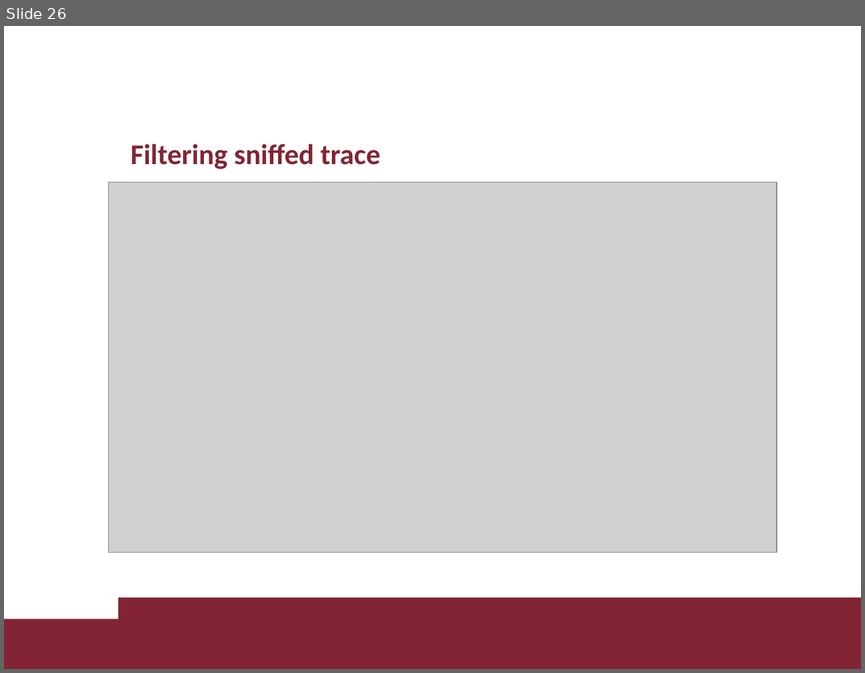
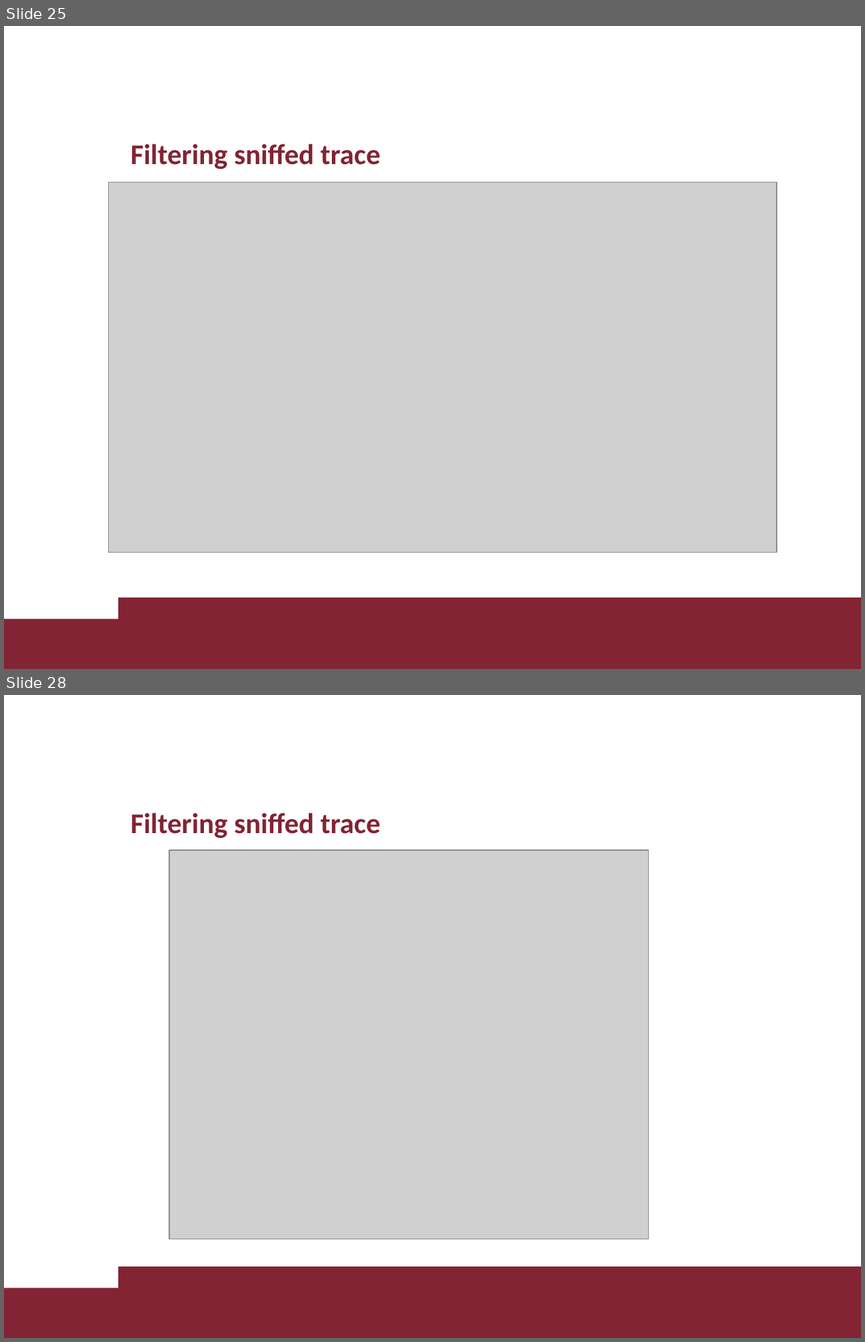
Before and after one commit to davaureli/NBD_LabSession, a slide deck: Lecture 1/Lecture 1.pptx. Shown one above the other, each under a label of ours: slide 26 before the commit, slides 25 and 28 after it; the slides between them are not shown. The pictures are 865x673 and 865x1342 pixels, drawn with LibreOffice and Linux fonts; fonts in the diff are those of the drawing; grey boxes stand for pictures; background and template pictures are left out. Boxes give left, top, right and bottom in pixels: in the first picture for what was removed or moved away, otherwise in the second. Text is boxed around its words. In the diff, an @@ line names an element or a change of style, - is before the commit and + after.

```diff
--- a/Lecture 1/Lecture 1.pptx
+++ b/Lecture 1/Lecture 1.pptx
@@ slide 28 added at (4, 695, 861, 1338), background #FFFFFF; not listed: 2 template elements that a slide beside it also shows @@
@@ title added at (130, 813, 380, 838), 24 pt, text #822433, bold @@
+Filtering sniffed trace
@@ picture added at (169, 850, 649, 1239) @@
@@ what was slide 26 is now slide 25 @@
```
Also in this commit, not shown: 5 other slides added.
